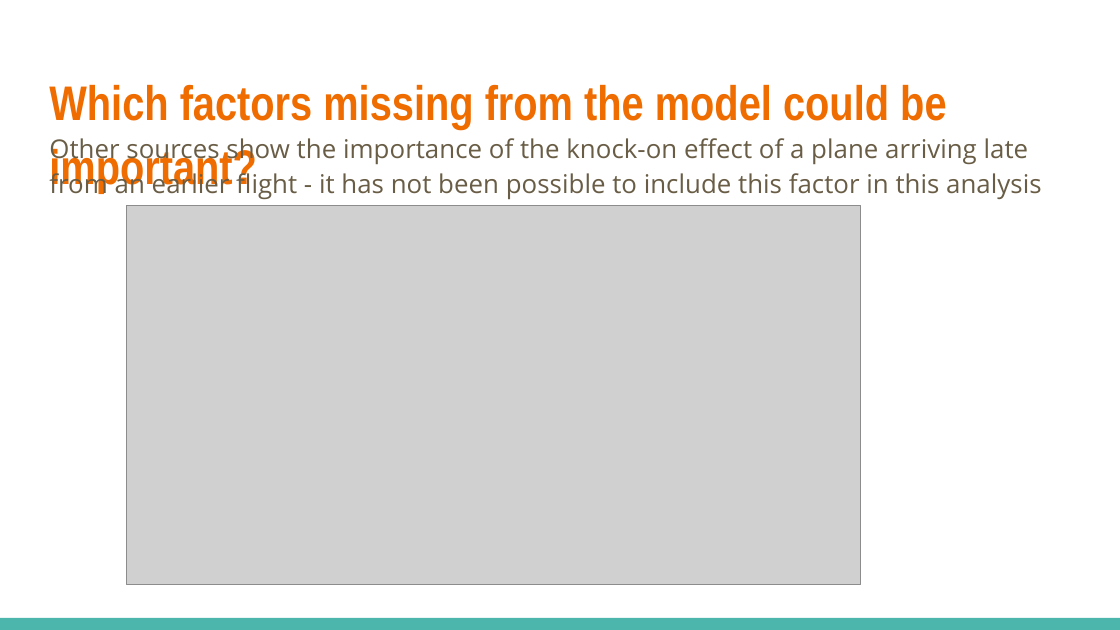
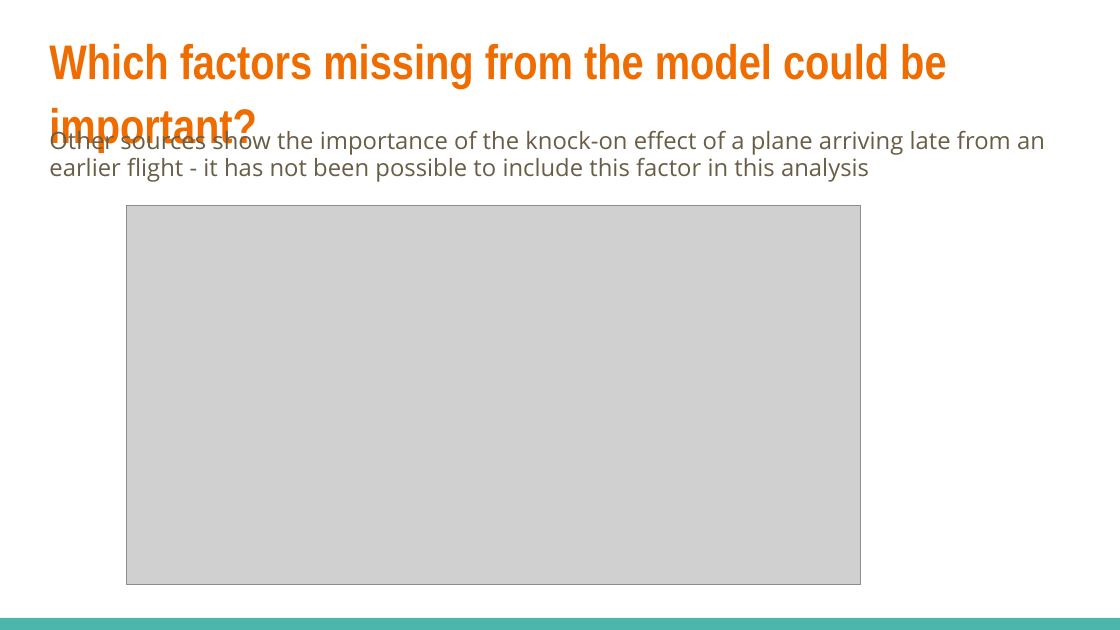
Before and after one commit to NeilEcosse/flight_delays, a slide deck: slide 8 of documentation/presentation.pptx (slide 7 before the commit). Drawn at 1120x630 pixels with LibreOffice and Linux fonts; fonts in the diff are those of the drawing; grey boxes stand for pictures. Boxes give left, top, right and bottom in pixels: in the first picture for what was removed or moved away, otherwise in the second. Text is boxed around its words. In the diff, an @@ line names an element or a change of style, - is before the commit and + after.

```diff
--- a/documentation/presentation.pptx
+++ b/documentation/presentation.pptx
@@ title "Which factors missing from the ..." moved from (x1=49, y1=84, x2=946, y2=194) to (x1=49, y1=43, x2=946, y2=153) @@
@@ text "Other sources show the importance ..." at (x1=49, y1=127, x2=1045, y2=182): size 16.6 to 15.3 pt; line spacing 1.15 to 0.95 @@
```
Also in this commit, not shown: 4 other slides changed, 1 slide added, 2 other files.
